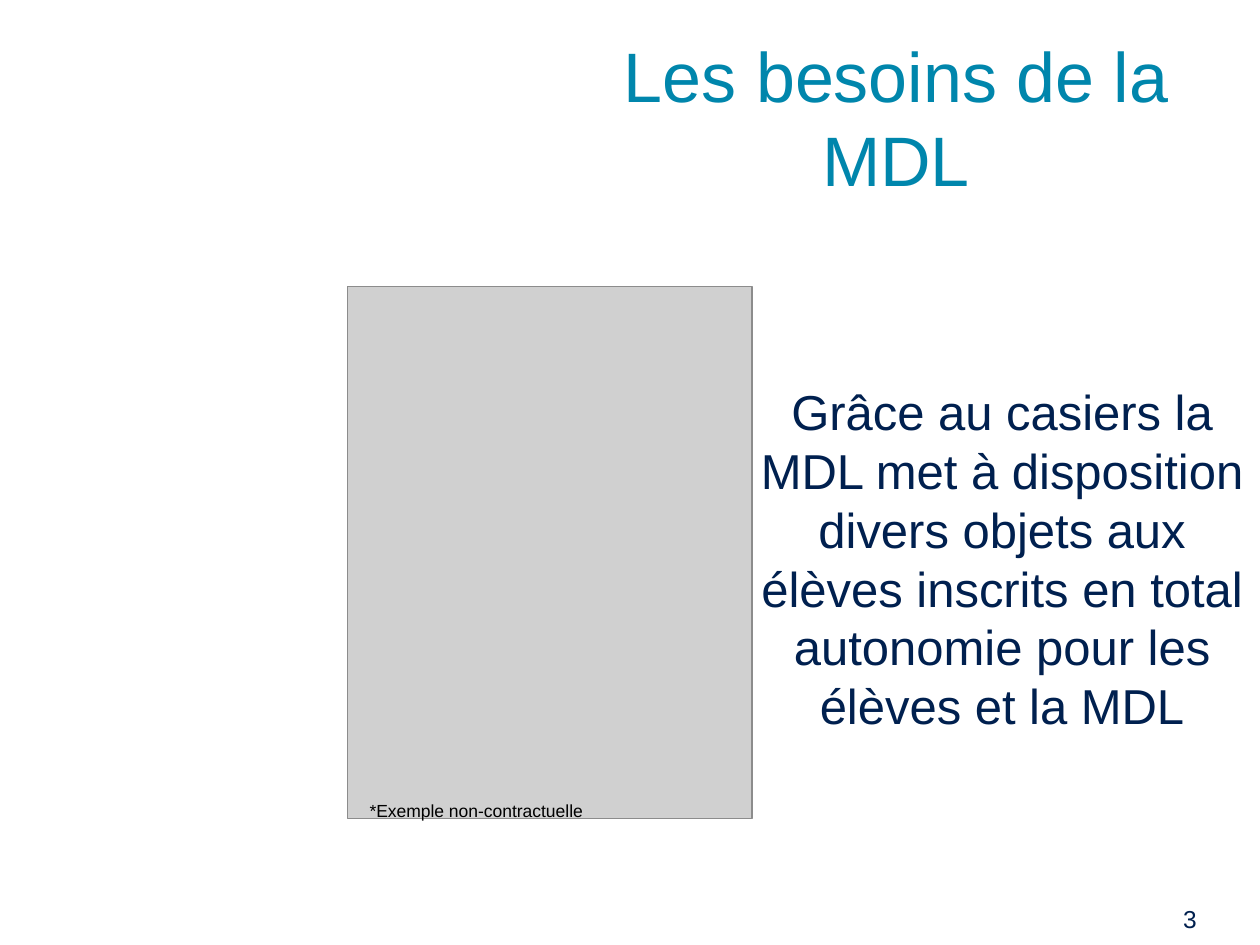
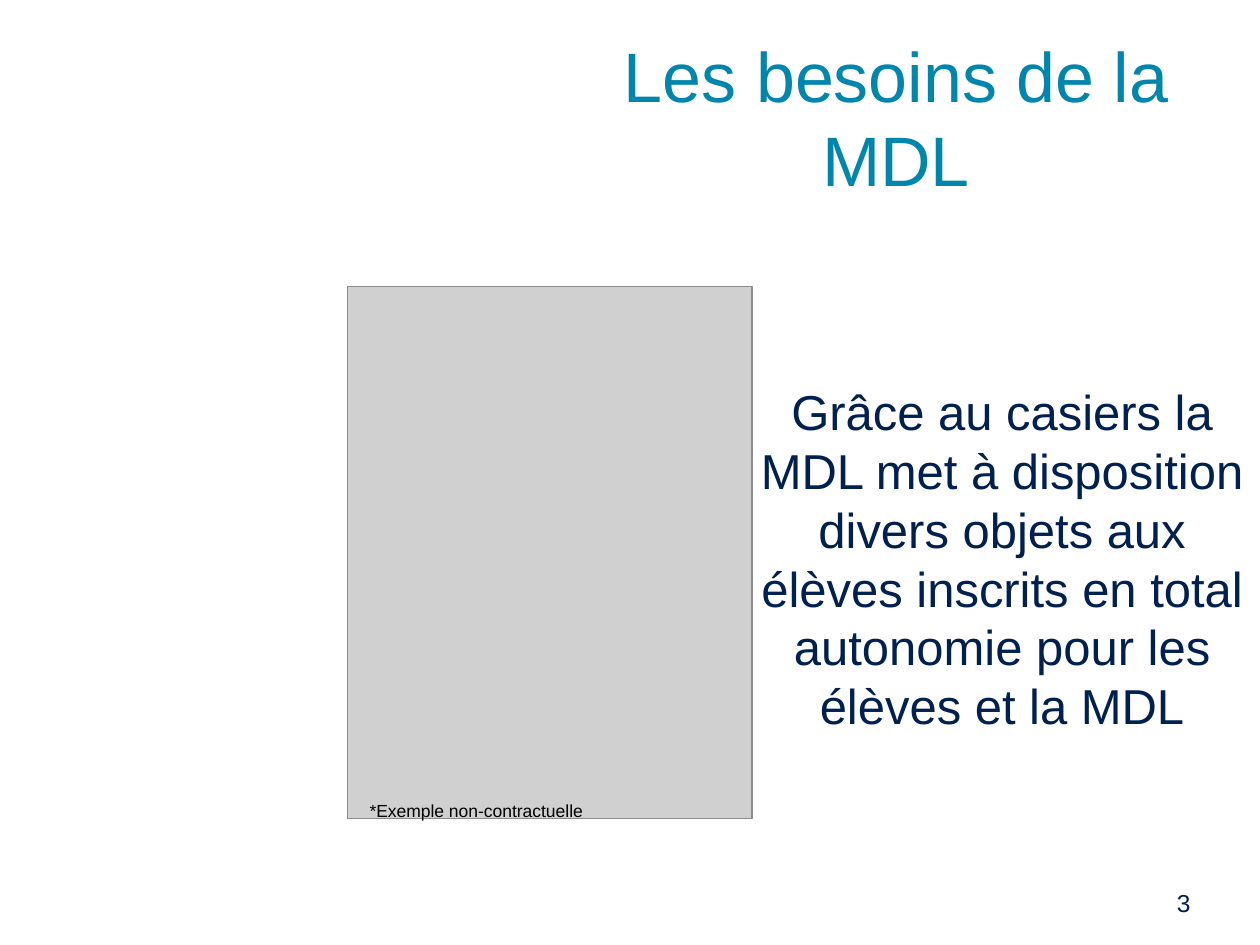
Before and after one commit to PinaudLucas/Projet, a slide deck: slide 3 of Lucas/Revue_2.odp. Drawn at 1260x945 pixels with LibreOffice and Linux fonts; fonts in the diff are those of the drawing; grey boxes stand for pictures; background and template pictures are left out. Boxes give left, top, right and bottom in pixels: in the first picture for what was removed or moved away, otherwise in the second. Text is boxed around its words. In the diff, an @@ line names an element or a change of style, - is before the commit and + after.

```diff
--- a/Lucas/Revue_2.odp
+++ b/Lucas/Revue_2.odp
@@ page number: place and size @@
-page number at <box>1183,911,1197,929</box>
+page number at <box>1177,895,1191,913</box>
```
Also in this commit, not shown: 1 other slide changed, 8 slides added, 1 slide removed.
